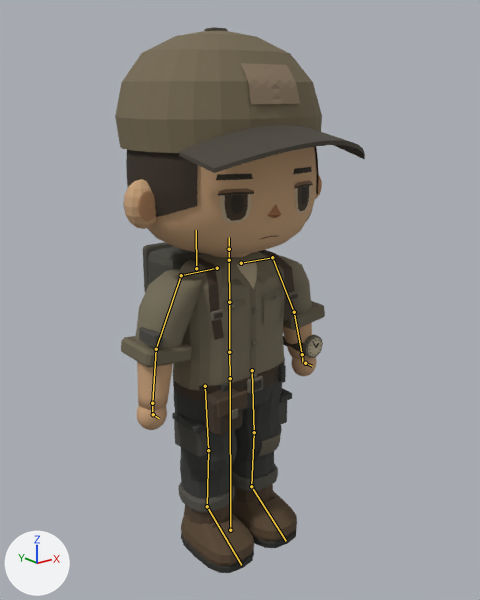
One commit to the glTF model demo13-flashlight/Assets/ChibiSurvivor/Player/CompactSurvivor_Combat.glb: the scene before it, then after it.
Before and after are seen from a 50 mm lens placed at (-1.162, -1.502, 1.401), pointed at (0.008, -0.039, 0.815). The lights are fixed; the arrows at lower left show +X, +Y and +Z. The picture after the commit comes second. The bones that bend it are drawn over the model as lines.

The first picture shows 'Compact_Backpack', 'Compact_Belt', 'Compact_BeltPouch', 'Compact_Body', 'Compact_Boots', 'Compact_Cap', 'Compact_FaceDetails', 'Compact_Hair', 'Compact_Hands', 'Compact_Head', 'Compact_Shirt', 'Compact_Trousers', 'Compact_Watch'.
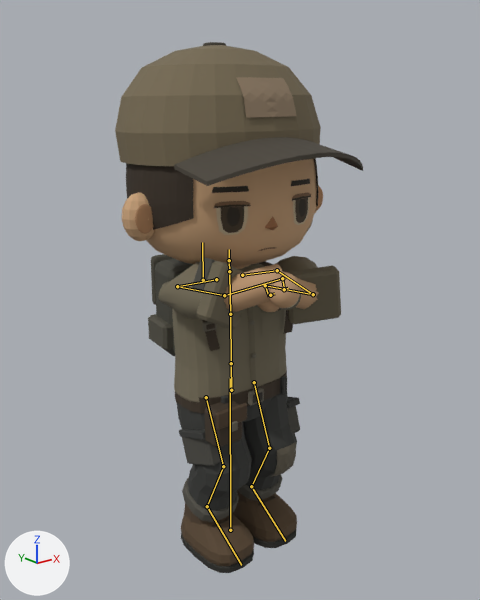
The newer file adds an action. The first version stands in its rest pose; the second is drawn at frame 11 of the action 'Attack_TwoHand_Slash'.

What differs and where, as boxes [x1, y1, x2, y2] in the pictures (480 x 600 px):
'Compact_Cap', posed: before [115, 27, 365, 173]; after [115, 42, 363, 186]
'Compact_Shirt', posed (10% narrower): before [121, 252, 325, 391]; after [158, 256, 341, 402]
'Compact_Head', posed: before [123, 147, 322, 255]; after [122, 158, 323, 267]
'Compact_Trousers', posed: before [172, 364, 292, 513]; after [176, 376, 300, 522]
'Compact_Backpack', posed (6% narrower): before [143, 242, 298, 340]; after [148, 254, 293, 356]
'Compact_Hair', posed: before [126, 147, 319, 217]; after [126, 158, 319, 230]
'Compact_Body', posed: before [137, 253, 312, 410]; after [224, 264, 319, 312]
'Compact_FaceDetails', posed: before [216, 167, 313, 240]; after [212, 179, 313, 251]
'Compact_Belt', posed: before [173, 358, 285, 402]; after [175, 371, 287, 413]
'Compact_BeltPouch', posed: before [205, 387, 247, 436]; after [205, 399, 247, 448]
'Compact_Hands', posed: before [137, 357, 316, 430]; after [258, 271, 300, 312]
'Compact_Watch', posed (mostly hidden afterwards): before [283, 335, 323, 358]; after [277, 269, 301, 311]
bone 'Hips', root to tip: before (230, 378) to (229, 352); after (231, 390) to (231, 363)
bone 'Spine', root to tip: before (229, 352) to (229, 302); after (231, 363) to (230, 314)
bone 'Chest', root to tip: before (229, 302) to (229, 262); after (230, 314) to (229, 274)
bone 'Head', root to tip: before (229, 249) to (229, 237); after (229, 260) to (229, 249)
bone 'Backpack', root to tip: before (196, 268) to (196, 230); after (203, 280) to (202, 242)
bone 'UpperArm.L', root to tip: before (272, 257) to (294, 312); after (277, 270) to (313, 294)
bone 'Forearm.L', root to tip: before (294, 312) to (302, 354); after (313, 294) to (265, 285)
bone 'Hand.L', root to tip: before (302, 354) to (303, 363); after (265, 285) to (269, 296)
bone 'UpperArm.R', root to tip: before (181, 275) to (156, 349); after (177, 286) to (224, 295)
bone 'Forearm.R', root to tip: before (156, 349) to (152, 403); after (224, 295) to (282, 278)
bone 'Hand.R', root to tip: before (152, 403) to (152, 414); after (282, 278) to (284, 290)
bone 'Thigh.L', root to tip: before (252, 370) to (254, 432); after (254, 382) to (269, 448)
bone 'Shin.L', root to tip: before (254, 432) to (251, 486); after (269, 448) to (251, 486)
bone 'Foot.L', root to tip: before (251, 486) to (286, 541); after (251, 486) to (285, 541)
bone 'Thigh.R', root to tip: before (205, 386) to (208, 450); after (206, 397) to (223, 466)
bone 'Shin.R', root to tip: before (208, 450) to (207, 506); after (223, 466) to (207, 506)

The change in detail:
Bone 'Hips' (bone_hips) moves from (0.0, 0.0, 0.0) to (-0.002, -0.035, 0.011).
Bone 'Hips' (bone_hips) turns from (0, 0, 0) to (-1, -2, 0) degrees about its own x, y and z.
Bone 'Spine' (bone_spine) turns from (0, 0, 0) to (-1, -3, 0) degrees about its own x, y and z.
Bone 'Chest' (bone_chest) turns from (0, 0, 0) to (0, -3, 0) degrees about its own x, y and z.
Bone 'Head' (bone_head) turns from (0, 0, 0) to (1, 5, 0) degrees about its own x, y and z.
Bone 'Backpack' (bone_backpack) turns from (0, 0, 0) to (2, 0, 0) degrees about its own x, y and z.
Bone 'UpperArm.L' (bone_upperarm_l) turns from (0, 0, 0) to (-83, -15, -10) degrees about its own x, y and z.
Bone 'Forearm.L' (bone_forearm_l) turns from (0, 0, 0) to (100, -125, -27) degrees about its own x, y and z.
Bone 'Hand.L' (bone_hand_l) turns from (0, 0, 0) to (-26, 6, -126) degrees about its own x, y and z.
Bone 'UpperArm.R' (bone_upperarm_r) turns from (0, 0, 0) to (-86, 21, 29) degrees about its own x, y and z.
Bone 'Forearm.R' (bone_forearm_r) turns from (0, 0, 0) to (-49, 46, -60) degrees about its own x, y and z.
Bone 'Hand.R' (bone_hand_r) turns from (0, 0, 0) to (44, -24, 82) degrees about its own x, y and z.
Bone 'Thigh.L' (bone_thigh_l) turns from (0, 0, 0) to (-17, -2, 0) degrees about its own x, y and z.
Bone 'Shin.L' (bone_shin_l) turns from (0, 0, 0) to (41, 0, 0) degrees about its own x, y and z.
Bone 'Foot.L' (bone_foot_l) turns from (0, 0, 0) to (-23, 0, 0) degrees about its own x, y and z.
Bone 'Thigh.R' (bone_thigh_r) turns from (0, 0, 0) to (-18, -2, 0) degrees about its own x, y and z.
Bone 'Shin.R' (bone_shin_r) turns from (0, 0, 0) to (41, 0, 0) degrees about its own x, y and z.
Bone 'Foot.R' (bone_foot_r) turns from (0, 0, 0) to (-22, 0, 0) degrees about its own x, y and z.
